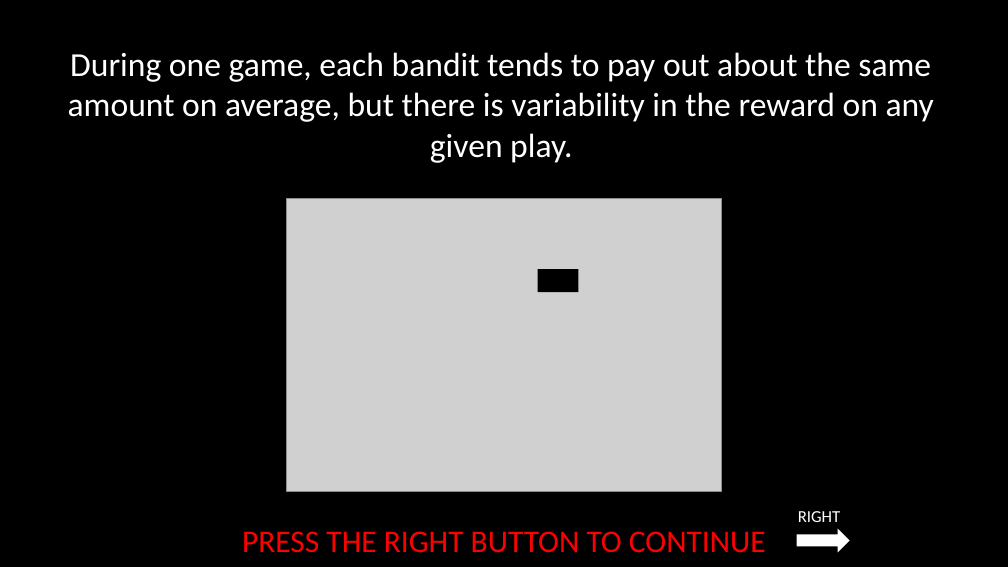
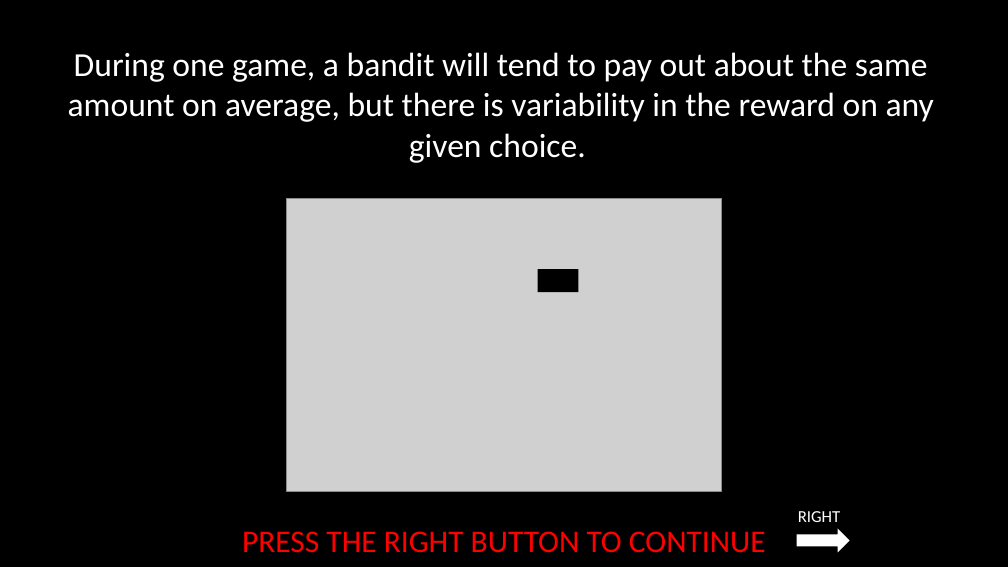
Before and after one commit to laureate-institute-for-brain-research/StimToolOnline, a slide deck: slide 7 of public/js/tasks/horizon/media/horizonInstructions.pptx. Drawn at 1008x567 pixels with LibreOffice and Linux fonts; fonts in the diff are those of the drawing; grey boxes stand for pictures. Boxes give left, top, right and bottom in pixels: in the first picture for what was removed or moved away, otherwise in the second. Text is boxed around its words. In the diff, an @@ line names an element or a change of style, - is before the commit and + after.

```diff
--- a/public/js/tasks/horizon/media/horizonInstructions.pptx
+++ b/public/js/tasks/horizon/media/horizonInstructions.pptx
@@ text at [68, 52, 934, 163]: text changed @@
-During one game, each bandit tends to pay out about the same amount on average, but there is variability in the reward on any given play.
+During one game, a bandit will tend to pay out about the same amount on average, but there is variability in the reward on any given choice.
```
Also in this commit, not shown: 16 other slides changed, 20 other files.
